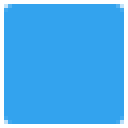
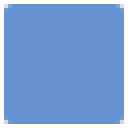
Comparing the layer stacks of the two 128×128 images. Changes:
added layer "Layer 0 copy" above "Layer 0" over box(4, 4, 124, 124)
hid "Layer 0" over box(4, 4, 124, 124)
